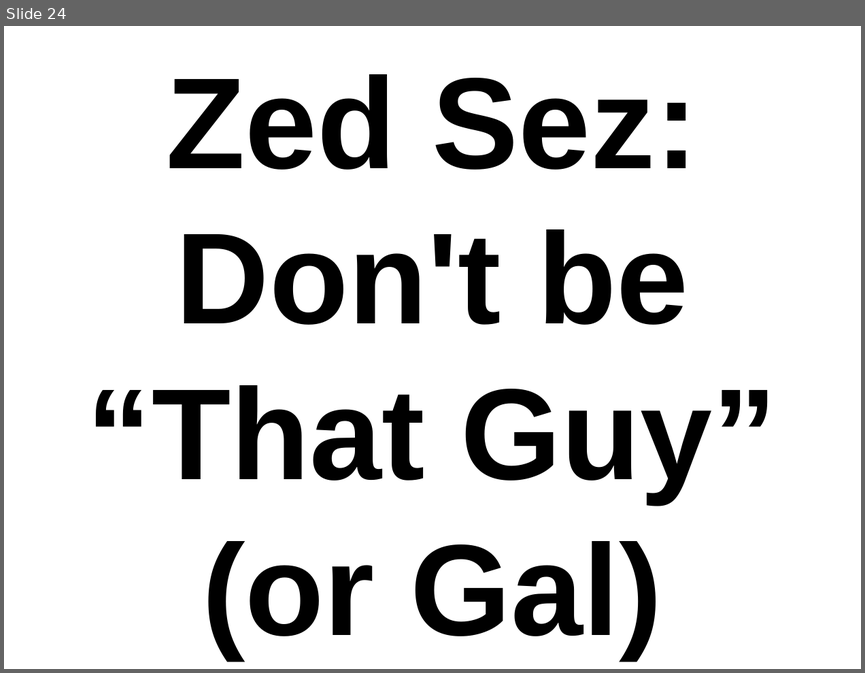
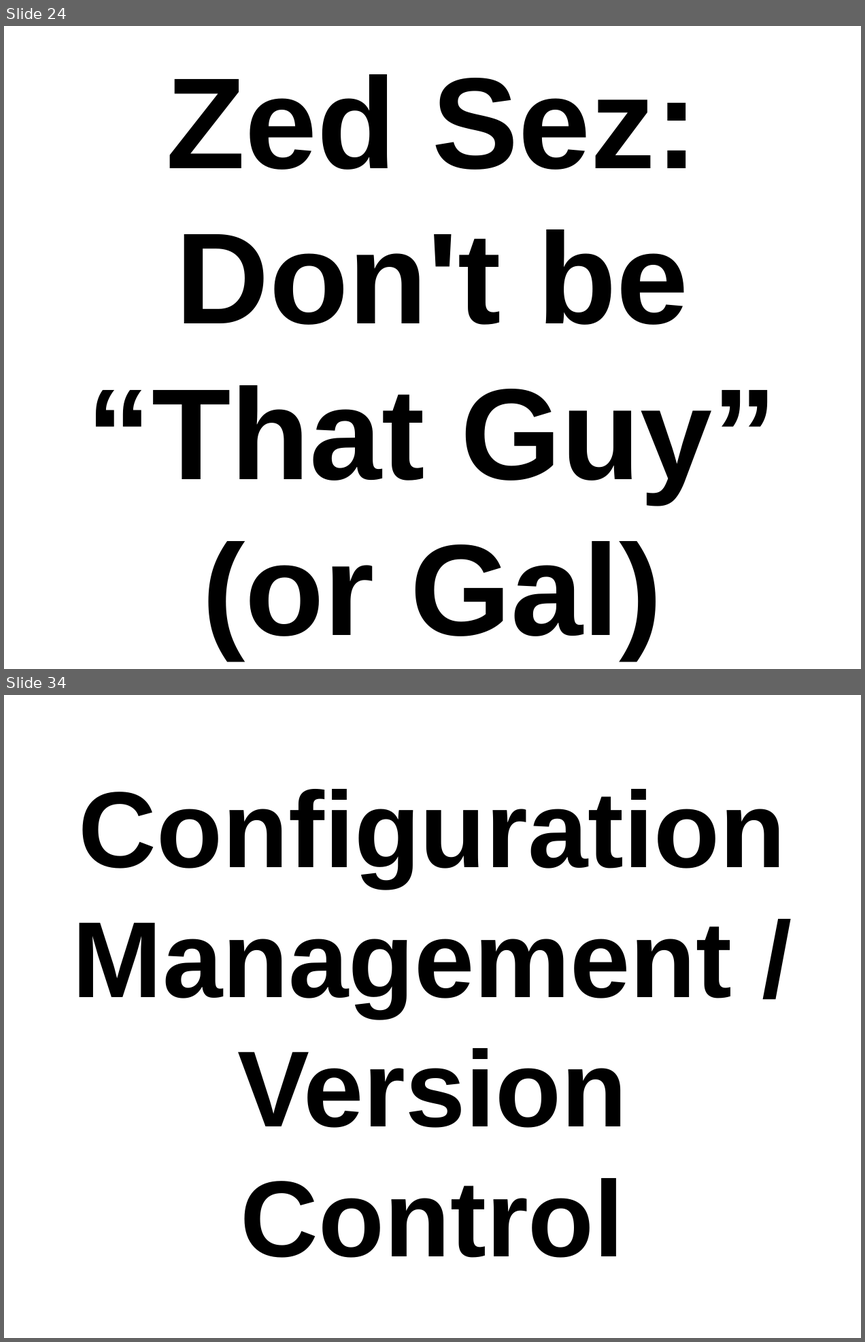
Before and after one commit to thewoolleyman/ci_for_the_rails_guy_or_gal, a slide deck: presentation/ci_for_the_web_2.0_guy_or_gal.odp. Shown one above the other, each under a label of ours: slide 24 before the commit, slides 24 and 34 after it; the slides between them are not shown. The pictures are 865x673 and 865x1342 pixels, drawn with LibreOffice and Linux fonts; fonts in the diff are those of the drawing. Boxes give left, top, right and bottom in pixels: in the first picture for what was removed or moved away, otherwise in the second. Text is boxed around its words. In the diff, an @@ line names an element or a change of style, - is before the commit and + after.

```diff
--- a/presentation/ci_for_the_web_2.0_guy_or_gal.odp
+++ b/presentation/ci_for_the_web_2.0_guy_or_gal.odp
@@ slide 34 added at (4,695,861,1338), background #FFFFFF @@
@@ title added at (73,789,785,1257), 100 pt, text #000000, bold @@
+Configuration Management /
+Version Control
```
Also in this commit, not shown: 1 slide changed, 37 other slides added, 1 slide removed.
